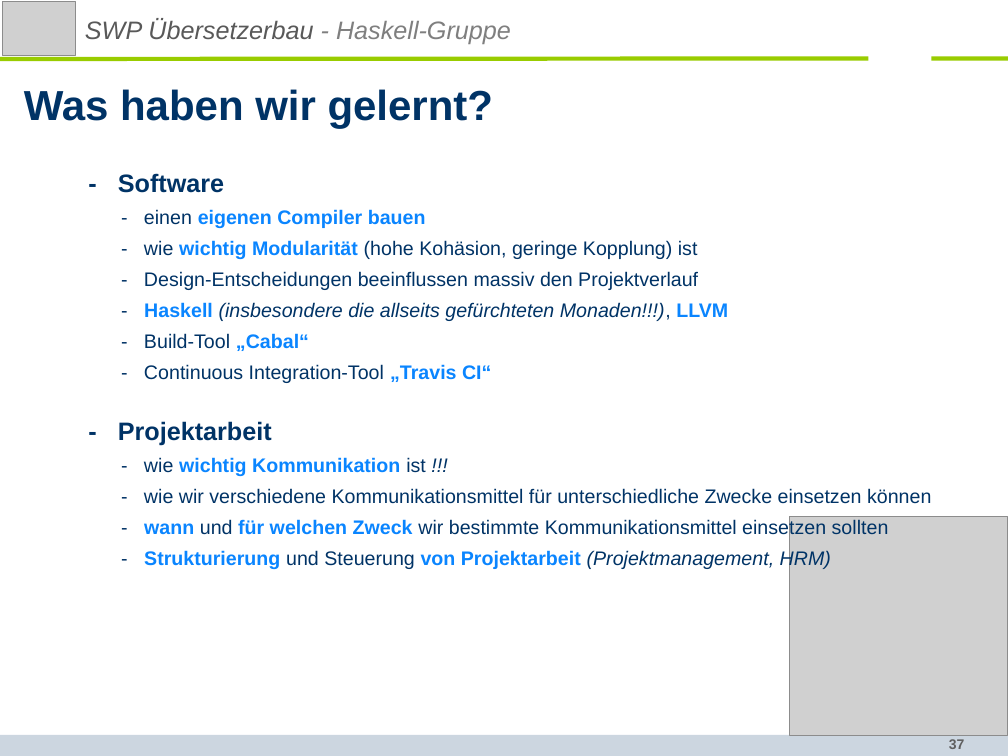
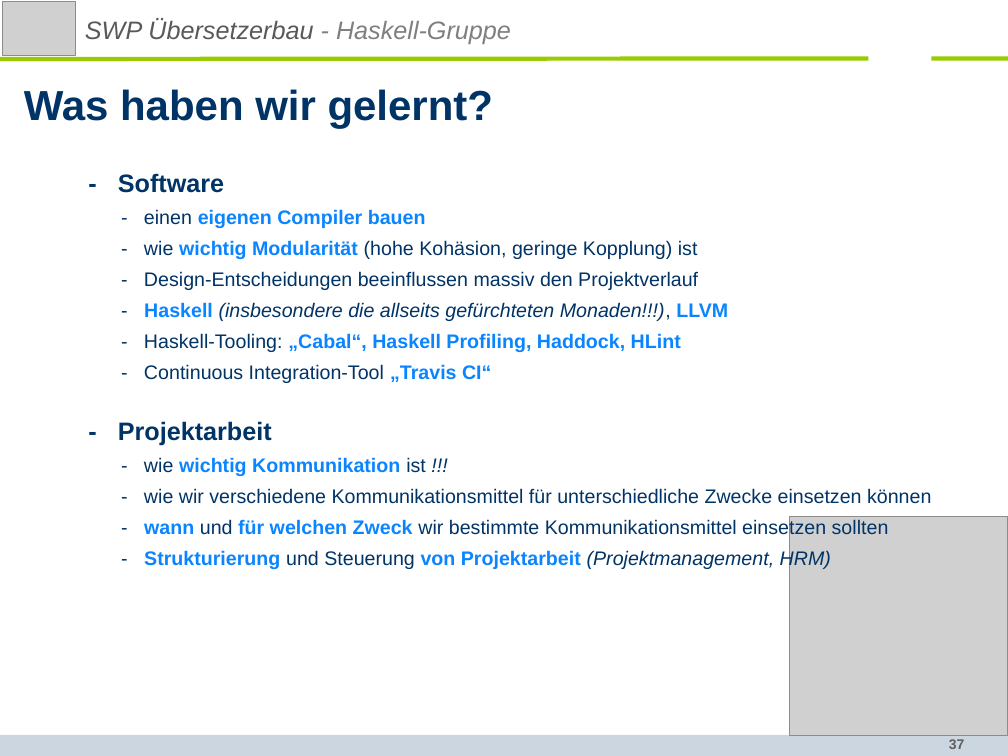
Before and after one commit to SWP-Ubau-SoSe2014-Haskell/SWPSoSe14, a slide deck: slide 37 of documentation/SWPSoSe14MS3.ppt. Drawn at 1008x756 pixels with LibreOffice and Linux fonts; fonts in the diff are those of the drawing; grey boxes stand for pictures; background and template pictures are left out. Boxes give left, top, right and bottom in pixels: in the first picture for what was removed or moved away, otherwise in the second. Text is boxed around its words. In the diff, an @@ line names an element or a change of style, - is before the commit and + after.

```diff
--- a/documentation/SWPSoSe14MS3.ppt
+++ b/documentation/SWPSoSe14MS3.ppt
@@ text at box(144, 333, 681, 352): text changed; text colour #003366 to #0A85FF; bold on @@
-- Build-Tool „Cabal“
+- Haskell-Tooling: „Cabal“, Haskell Profiling, Haddock, HLint
```
Also in this commit, not shown: 5 other slides changed.
